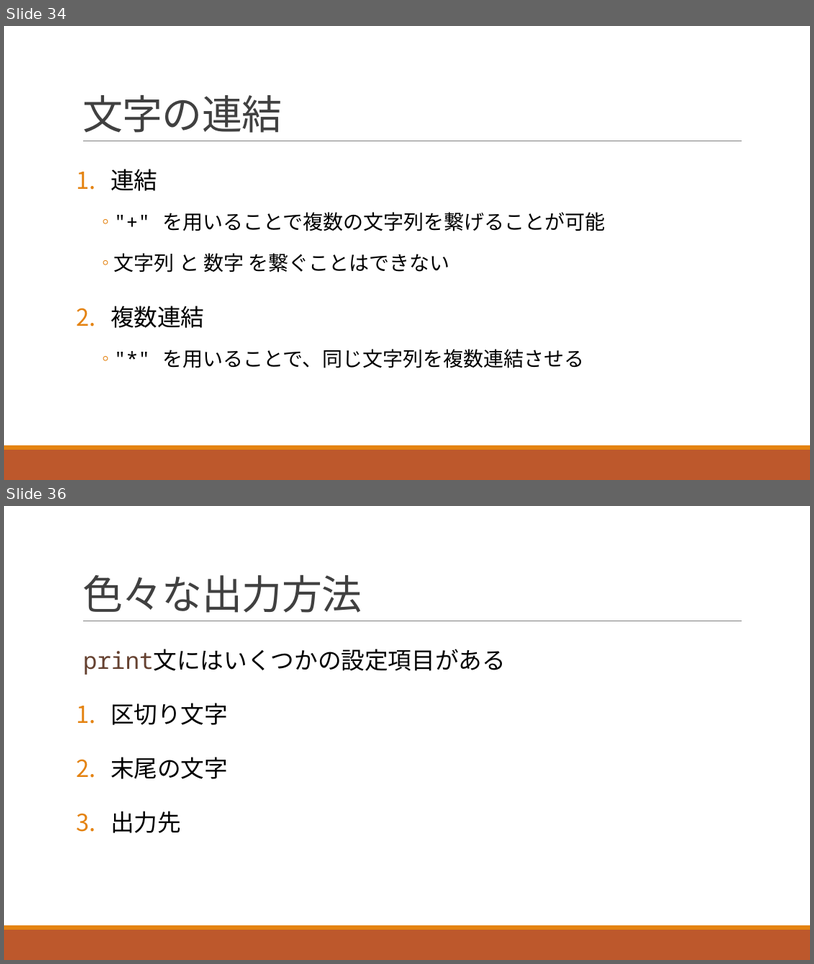
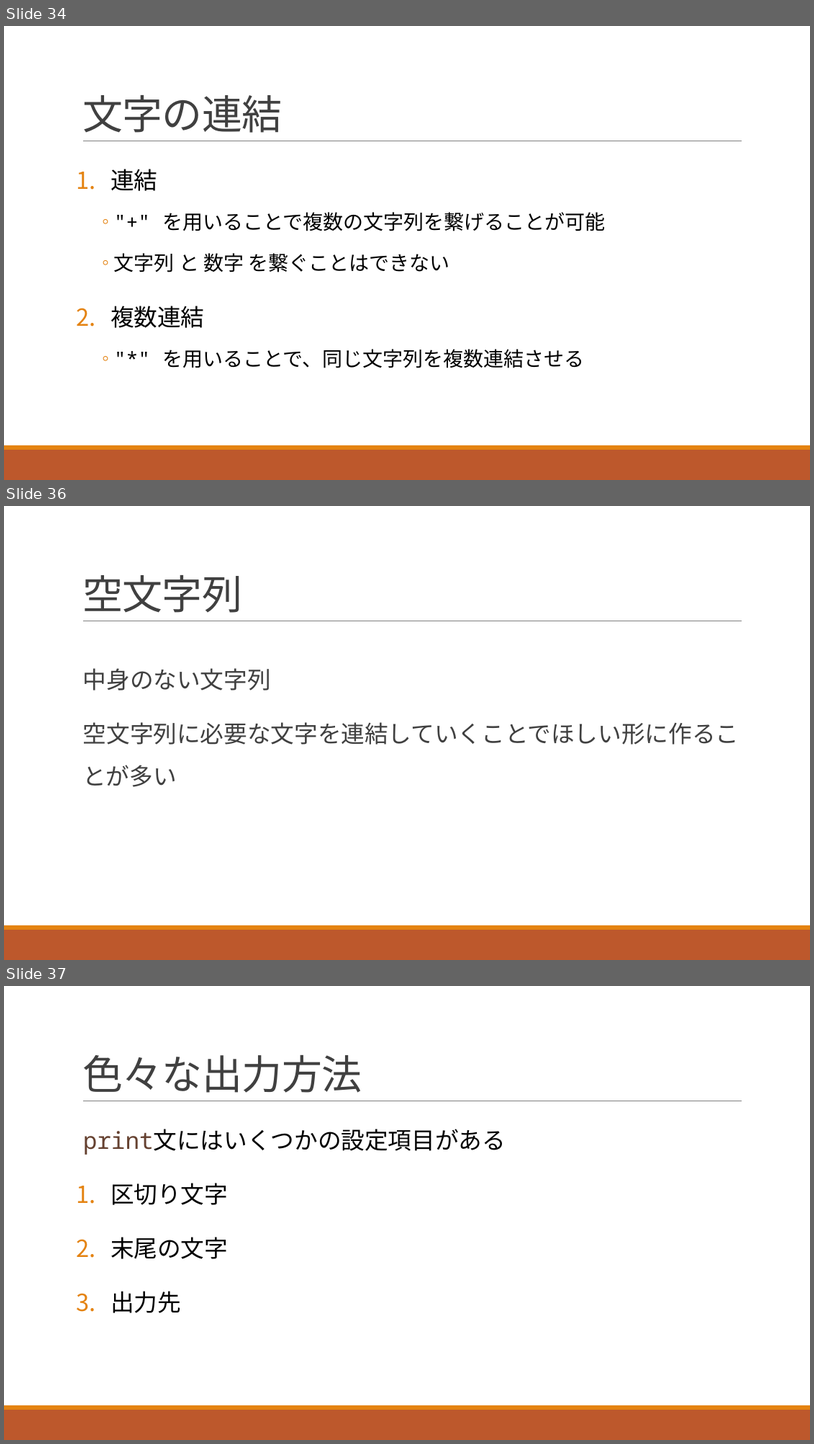
Before and after one commit to navy1634/Teach, a slide deck: 20230530/unit1.pptx. Shown one above the other, each under a label of ours: slides 34 and 36 before the commit, slides 34, 36 and 37 after it; the slides between them are not shown. The pictures are 814x964 and 814x1444 pixels, drawn with LibreOffice and Linux fonts; fonts in the diff are those of the drawing. Boxes give left, top, right and bottom in pixels: in the first picture for what was removed or moved away, otherwise in the second. Text is boxed around its words. In the diff, an @@ line names an element or a change of style, - is before the commit and + after.

```diff
--- a/20230530/unit1.pptx
+++ b/20230530/unit1.pptx
@@ slide 36 added at bbox=[4, 506, 810, 960], background #FFFFFF; not listed: 3 template elements that a slide beside it also shows @@
@@ title added at bbox=[82, 575, 242, 613], 48 pt, text #404040 @@
+空文字列
@@ text added at bbox=[82, 668, 739, 787], 28 pt, text #404040 @@
+  中身のない文字列
+  空文字列に必要な文字を連結していくことでほしい形に作ることが多い
@@ what was slide 36 is now slide 37 @@
```
Also in this commit, not shown: 2 slides changed, 4 other files.
